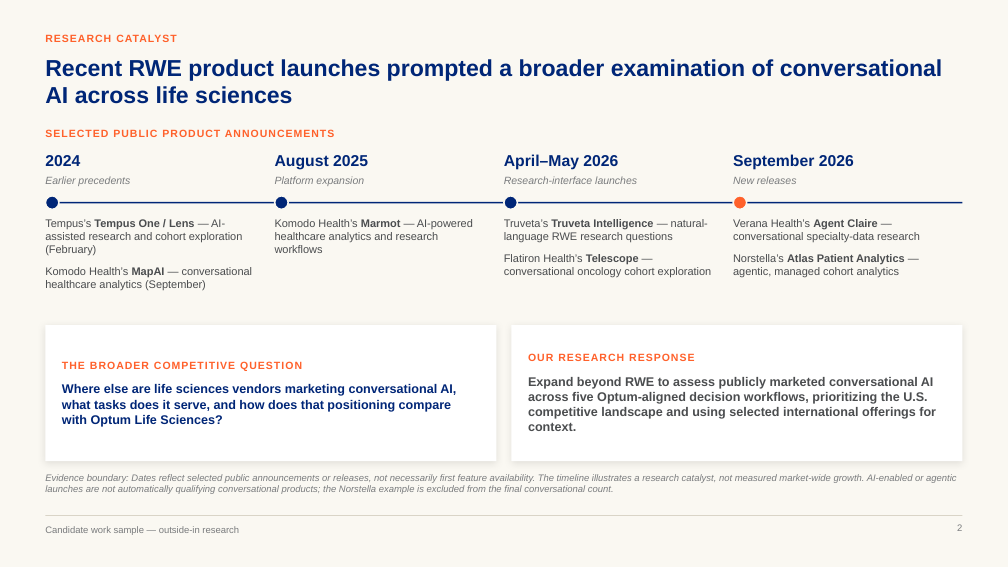
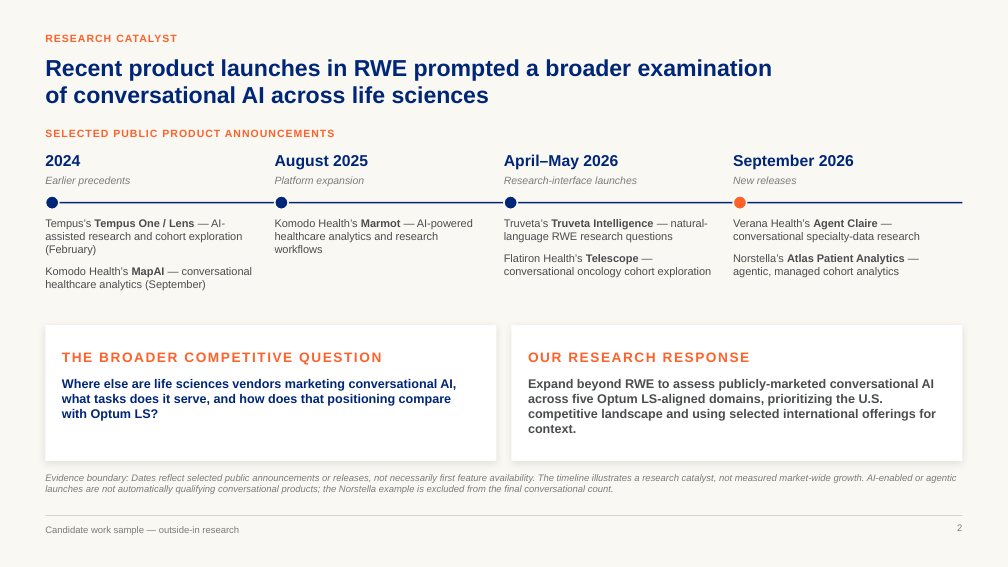
Before and after one commit to marinojt/test, a slide deck: slide 2 of deck/Optum-LS-Conversational-AI.pptx. Drawn at 1008x567 pixels with LibreOffice and Linux fonts; fonts in the diff are those of the drawing. Boxes give left, top, right and bottom in pixels: in the first picture for what was removed or moved away, otherwise in the second. Text is boxed around its words. In the diff, an @@ line names an element or a change of style, - is before the commit and + after.

```diff
--- a/deck/Optum-LS-Conversational-AI.pptx
+++ b/deck/Optum-LS-Conversational-AI.pptx
@@ title at [45,59,772,104]: text changed @@
-Recent RWE product launches prompted a broader examination of conversational AI across life sciences
+Recent product launches in RWE prompted a broader examination
+of conversational AI across life sciences
@@ text "THE BROADER COMPETITIVE QUESTION" at [62,352,381,365]: size 10 to 13 pt, letter spacing 1 to 1.5 pt @@
@@ text "THE BROADER COMPETITIVE QUESTION": place and size @@
-text "THE BROADER COMPETITIVE QUESTION" at [62,361,302,371]
+text "THE BROADER COMPETITIVE QUESTION" at [62,352,381,365]
@@ text "OUR RESEARCH RESPONSE" at [528,352,750,362]: size 10 to 13 pt, letter spacing 1 to 1.5 pt @@
@@ text at [62,379,456,421]: text changed @@
-Where else are life sciences vendors marketing conversational AI, what tasks does it serve, and how does that positioning compare with Optum Life Sciences?
+Where else are life sciences vendors marketing conversational AI, what tasks does it serve, and how does that positioning compare with Optum LS?
@@ text at [528,379,936,433]: text changed @@
-Expand beyond RWE to assess publicly marketed conversational AI across five Optum-aligned decision workflows, prioritizing the U.S. competitive landscape and using selected international offerings for context.
+Expand beyond RWE to assess publicly-marketed conversational AI across five Optum LS-aligned domains, prioritizing the U.S. competitive landscape and using selected international offerings for context.
```
Also in this commit, not shown: 9 other slides changed, 12 other files.
